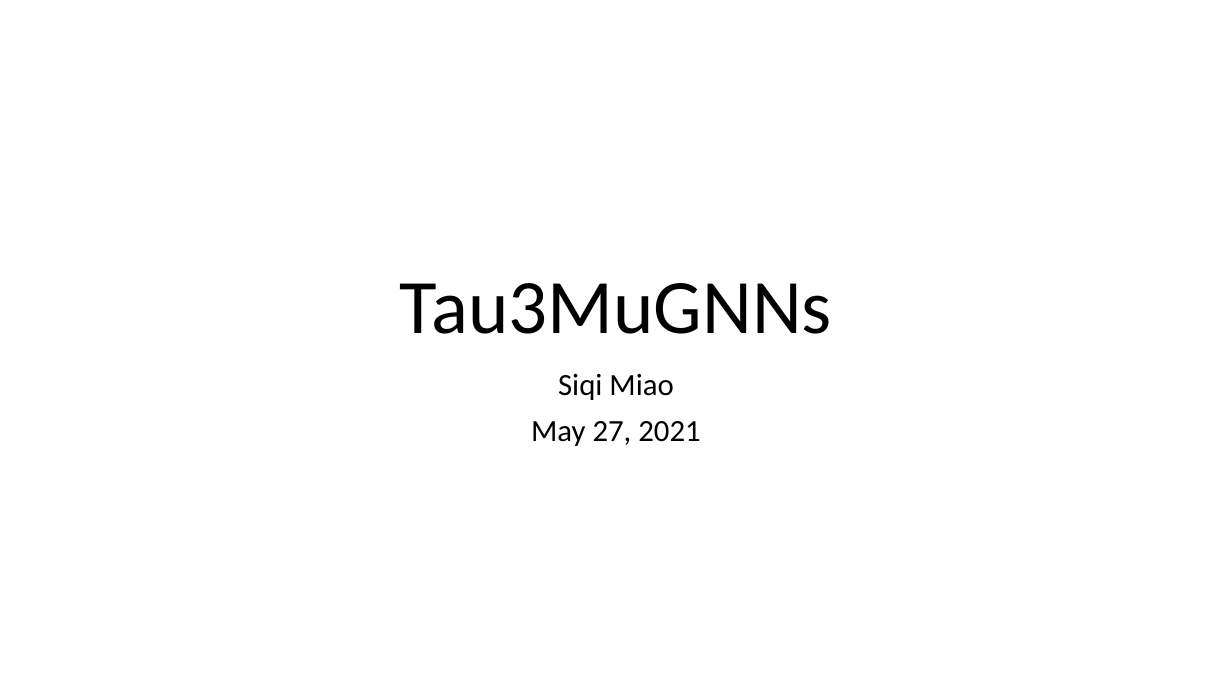
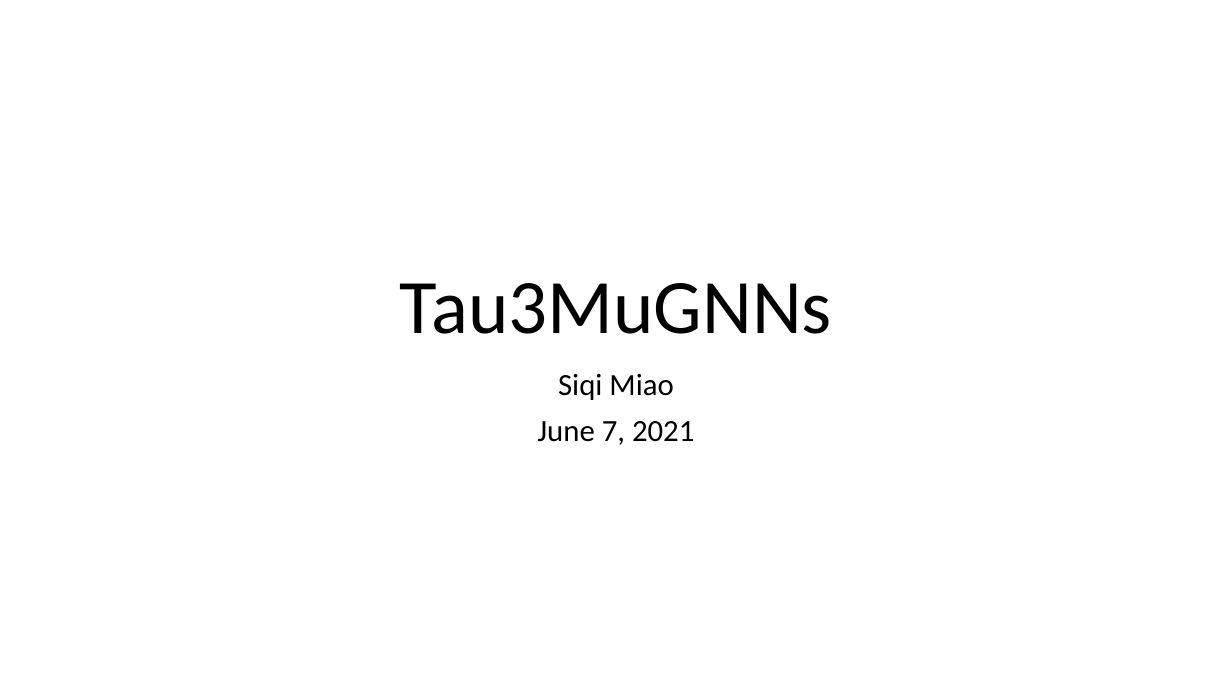
Before and after one commit to ekoenig4/Tau3MuGNNs, a slide deck: slide 1 of Tau3MuGNNs.pptx. Drawn at 1232x693 pixels with LibreOffice and Linux fonts; fonts in the diff are those of the drawing. Boxes give left, top, right and bottom in pixels: in the first picture for what was removed or moved away, otherwise in the second. Text is boxed around its words. In the diff, an @@ line names an element or a change of style, - is before the commit and + after.

```diff
--- a/Tau3MuGNNs.pptx
+++ b/Tau3MuGNNs.pptx
@@ subtitle at (537,421,694,445): text changed @@
-May 27, 2021
+June 7, 2021
```
Also in this commit, not shown: 1 other slide changed, 4 slides added, 16 slides removed, 6 other files.
